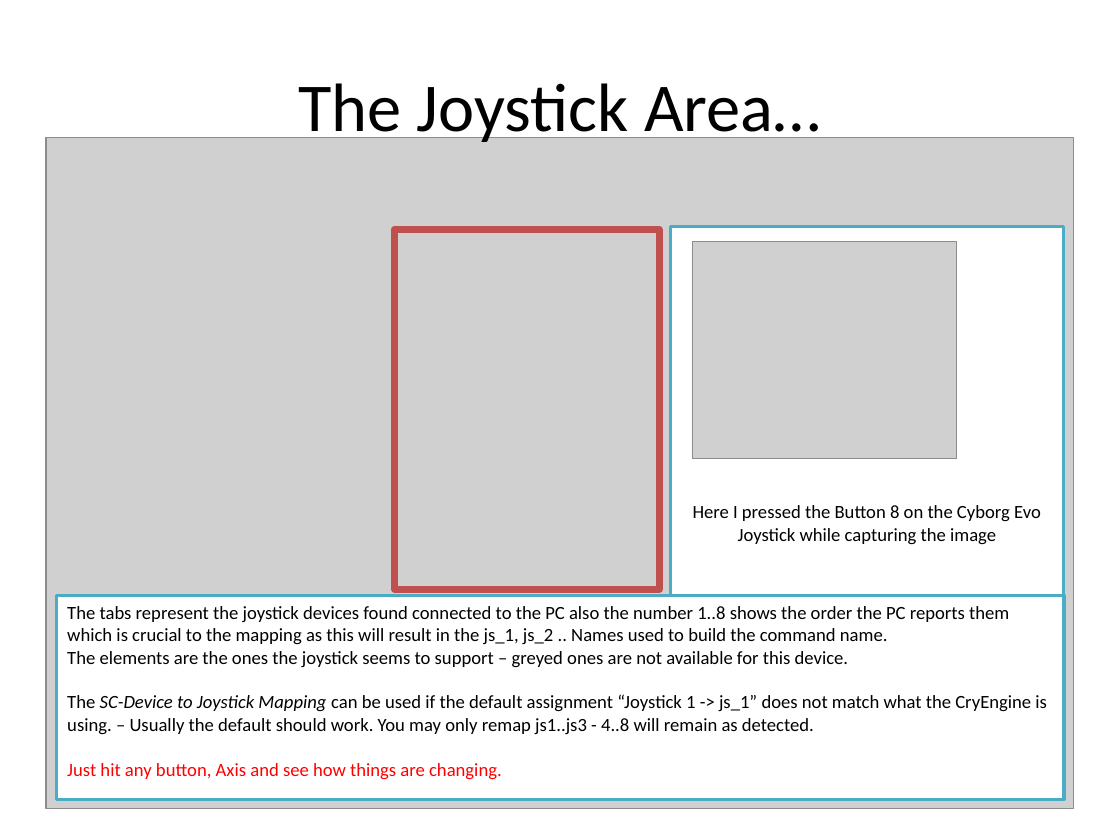
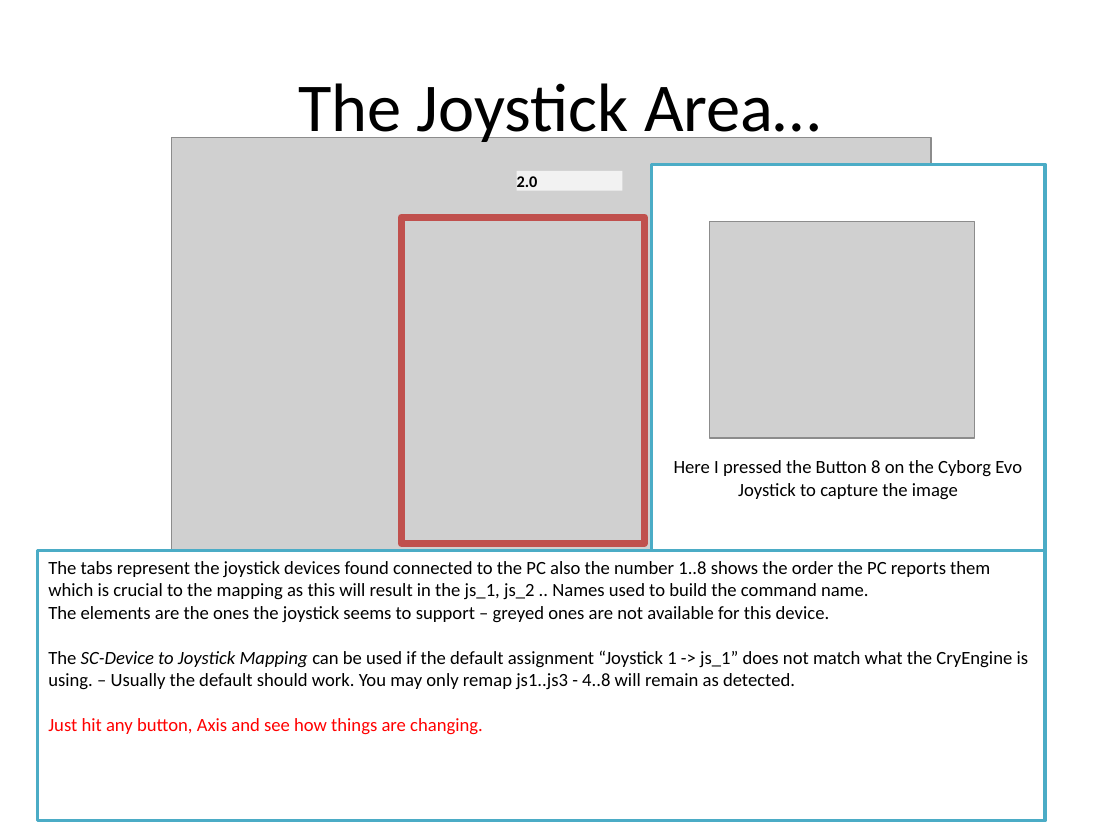
Before and after one commit to SCToolsfactory/SCJMapper-V2, a slide deck: slide 5 of doc/SCJMapper_QGuide.pptx. Drawn at 1120x840 pixels with LibreOffice and Linux fonts; fonts in the diff are those of the drawing; grey boxes stand for pictures. Boxes give left, top, right and bottom in pixels: in the first picture for what was removed or moved away, otherwise in the second. Text is boxed around its words. In the diff, an @@ line names an element or a change of style, - is before the commit and + after.

```diff
--- a/doc/SCJMapper_QGuide.pptx
+++ b/doc/SCJMapper_QGuide.pptx
@@ picture: place and size @@
-picture at (46, 138, 1074, 809)
+picture at (172, 138, 932, 821)
@@ rectangle added at (516, 171, 622, 192), fill #F2F2F2, 10.5 pt, text #000000, bold @@
+2.0
@@ rectangle "Here I pressed the Button ...": place and size @@
-rectangle "Here I pressed the Button ..." at (670, 226, 1064, 595)
+rectangle "Here I pressed the Button ..." at (652, 165, 1046, 551)
@@ rectangle: place and size @@
-rectangle at (394, 230, 659, 589)
+rectangle at (401, 217, 644, 543)
@@ picture: place and size @@
-picture at (692, 242, 956, 458)
+picture at (710, 222, 974, 438)
@@ text in rectangle at (674, 460, 1022, 499): text changed @@
-Here I pressed the Button 8 on the Cyborg Evo Joystick while capturing the image
+Here I pressed the Button 8 on the Cyborg Evo Joystick to capture the image
@@ rectangle "The tabs represent the joystick ...": place and size @@
-rectangle "The tabs represent the joystick ..." at (56, 596, 1064, 800)
+rectangle "The tabs represent the joystick ..." at (37, 551, 1045, 821)
```
Also in this commit, not shown: 8 other slides changed, 5 slides added, 1 slide removed, 1 other file.
